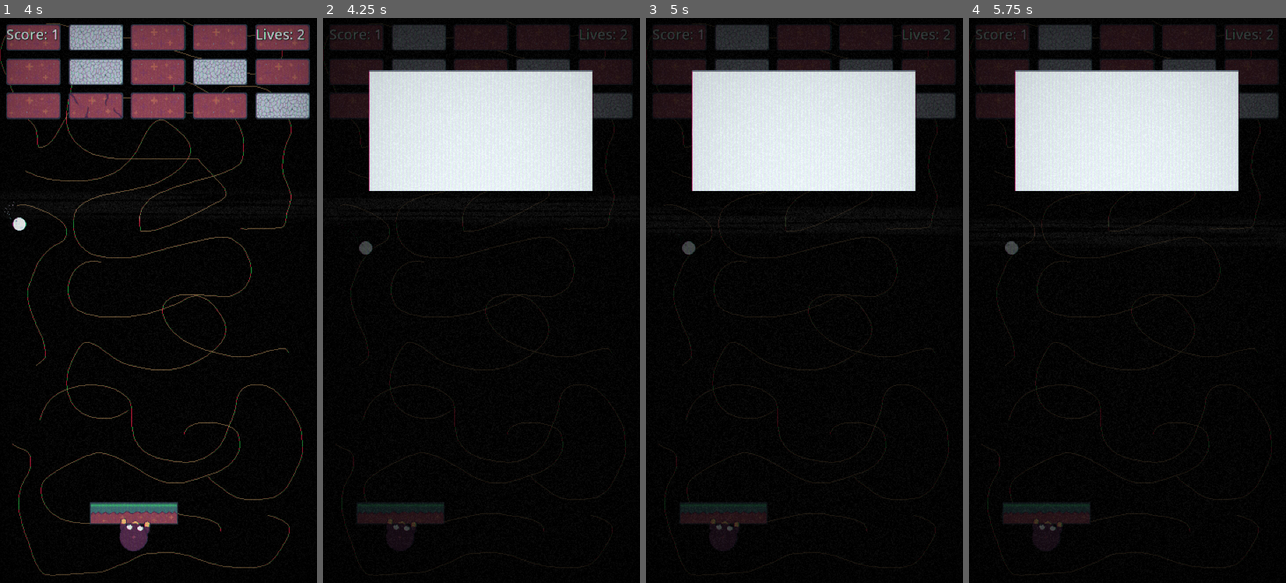
Above: before the commit, frames 1-4 (left to right).
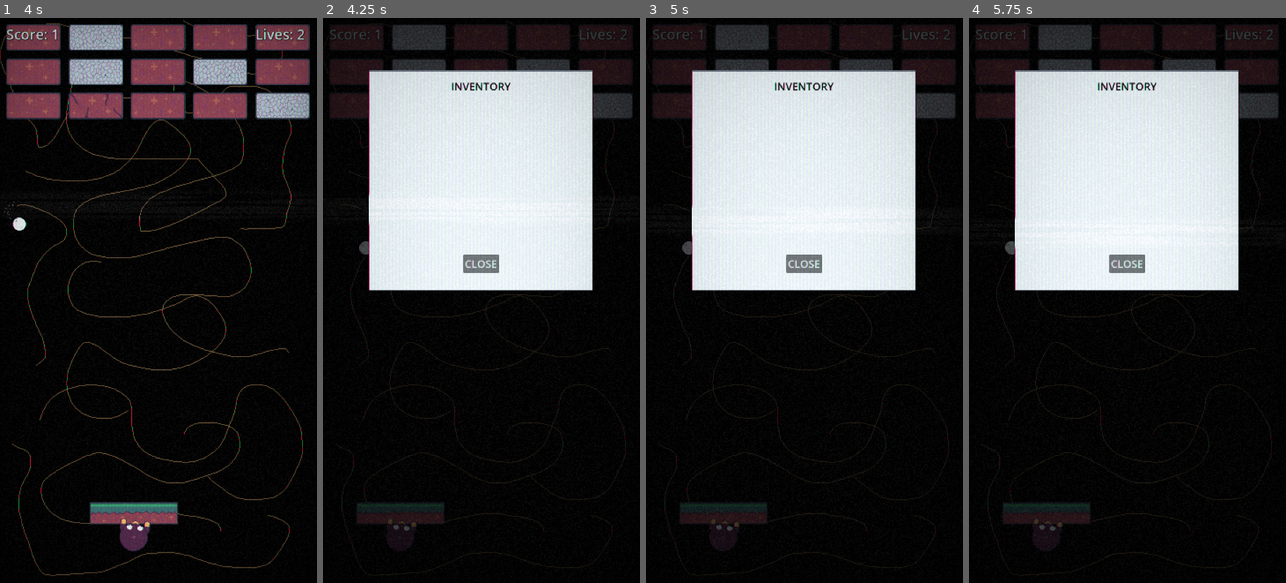
Above: after the commit, the same moments.

Repository: ant290/MoleBreaker
Game: Godot game, scene res://scenes/brickBreaker/level.tscn
The game is run twice, just before and just after one commit, with the same random seed, the same clock (stepped at 60 frames per second) and the same inputs. This scene is started directly instead of the project's main scene.
Inputs (mouse positions are in pixels of both pictures, inside the frame that each line leads up to):
- Up to frame 1 (4 s): move the mouse to (228, 272) at 0.52 s; hold Right (ui_right) 0.53-1.28 s; click (228, 272) at 0.67 s; move the mouse to (95, 328) at 1.27 s; hold Left (ui_left) 1.28-2.03 s; click (95, 328) at 1.42 s; move the mouse to (190, 176) at 2.02 s; hold Right (ui_right) 2.03-3.53 s; click (190, 176) at 2.17 s; move the mouse to (142, 413) at 2.77 s; click (142, 413) at 2.92 s; move the mouse to (253, 385) at 3.52 s; hold Left (ui_left) from 3.53 s (still down); click (253, 385) at 3.67 s
- Up to frame 2 (4.25 s): keep holding Left (ui_left); tap Escape (ui_cancel) at 4.15 s
- Up to frame 3 (5 s): keep holding Left (ui_left); move the mouse to (709, 215) at 4.27 s; click (709, 215) at 4.42 s
- Up to frame 4 (5.75 s): keep holding Left (ui_left); move the mouse to (1143, 300) at 5.02 s; click (1143, 300) at 5.17 s

Frame 1 is identical in both runs. In frame 2, 13% of the frame differs, in the area x 14-86%, y 11-49%; in frame 3, 13%; in frame 4, 13%.

Commit message:
Inventory added to town house Inventory popup updated with title and close button

Diff:
--- a/mole-breaker/scenes/brickBreaker/level.tscn
+++ b/mole-breaker/scenes/brickBreaker/level.tscn
@@ -7,7 +7,6 @@
 [ext_resource type="PackedScene" uid="uid://c00uaxwxq1i2b" path="res://scenes/brickBreaker/ball.tscn" id="2_w7c3h"]
 [ext_resource type="Script" uid="uid://bfk12tdquv0b7" path="res://scripts/player_ui.gd" id="4_mx8sn"]
 [ext_resource type="PackedScene" uid="uid://d32bg47cji12w" path="res://scenes/inventory_popup.tscn" id="7_klq6b"]
-[ext_resource type="Script" uid="uid://lpx3hxn6obsv" path="res://scripts/inventory_popup.gd" id="8_b121j"]
 [ext_resource type="PackedScene" uid="uid://cdkondhkrlc2b" path="res://scenes/shaders/crt_shader.tscn" id="9_k34ab"]
 
 [sub_resource type="RectangleShape2D" id="RectangleShape2D_w7c3h"]
@@ -80,9 +79,7 @@
 label_settings = SubResource("LabelSettings_w8frs")
 
 [node name="Inventory" parent="CanvasLayer" instance=ExtResource("7_klq6b")]
-process_mode = 2
 visible = false
-script = ExtResource("8_b121j")
 
 [node name="CatchBucket" type="Area2D" parent="."]
 
--- a/mole-breaker/scenes/inventory_popup.tscn
+++ b/mole-breaker/scenes/inventory_popup.tscn
@@ -1,30 +1,73 @@
-[gd_scene load_steps=2 format=3 uid="uid://d32bg47cji12w"]
+[gd_scene load_steps=5 format=3 uid="uid://d32bg47cji12w"]
 
 [ext_resource type="Texture2D" uid="uid://co24y1iailax" path="res://assets/DemoUiBackgroundNineRect.png" id="1_ajo4i"]
+[ext_resource type="Script" uid="uid://lpx3hxn6obsv" path="res://scripts/inventory_popup.gd" id="1_cstkm"]
+[ext_resource type="Theme" uid="uid://cnkgqea1hlwgw" path="res://themes/settings_theme.tres" id="3_j34ho"]
 
-[node name="ColorRect" type="ColorRect"]
+[sub_resource type="LabelSettings" id="LabelSettings_j34ho"]
+font_size = 24
+font_color = Color(0, 0, 0, 1)
+
+[node name="OverlayShadow" type="ColorRect"]
+process_mode = 3
 anchors_preset = 15
 anchor_right = 1.0
 anchor_bottom = 1.0
 grow_horizontal = 2
 grow_vertical = 2
 color = Color(0, 0, 0, 0.7254902)
+script = ExtResource("1_cstkm")
 
 [node name="UiPopup" type="NinePatchRect" parent="."]
 layout_mode = 0
 offset_left = 105.0
 offset_top = 119.0
 offset_right = 614.0
-offset_bottom = 394.0
+offset_bottom = 619.0
 texture = ExtResource("1_ajo4i")
 patch_margin_left = 5
 patch_margin_top = 5
 patch_margin_right = 5
 patch_margin_bottom = 5
 
+[node name="Title" type="Label" parent="UiPopup"]
+layout_mode = 1
+anchors_preset = 5
+anchor_left = 0.5
+anchor_right = 0.5
+offset_left = -67.5
+offset_top = 20.0
+offset_right = 67.5
+offset_bottom = 54.0
+grow_horizontal = 2
+text = "INVENTORY"
+label_settings = SubResource("LabelSettings_j34ho")
+
 [node name="VBoxContainer" type="VBoxContainer" parent="UiPopup"]
-layout_mode = 0
-offset_left = 20.0
-offset_top = 17.0
-offset_right = 488.0
-offset_bottom = 257.0
+layout_mode = 1
+anchors_preset = 5
+anchor_left = 0.5
+anchor_right = 0.5
+offset_left = -234.0
+offset_top = 55.0
+offset_right = 234.0
+offset_bottom = 295.0
+grow_horizontal = 2
+
+[node name="CloseButton" type="Button" parent="UiPopup"]
+layout_mode = 1
+anchors_preset = 7
+anchor_left = 0.5
+anchor_top = 1.0
+anchor_right = 0.5
+anchor_bottom = 1.0
+offset_left = -41.0
+offset_top = -82.0
+offset_right = 41.0
+offset_bottom = -40.0
+grow_horizontal = 2
+grow_vertical = 0
+theme = ExtResource("3_j34ho")
+text = "CLOSE"
+
+[connection signal="pressed" from="UiPopup/CloseButton" to="." method="_on_close_button_pressed"]
--- a/mole-breaker/scenes/town/town.tscn
+++ b/mole-breaker/scenes/town/town.tscn
@@ -7,6 +7,7 @@
 [ext_resource type="PackedScene" uid="uid://cinvu8quv2384" path="res://scenes/town/store.tscn" id="5_v00pm"]
 [ext_resource type="PackedScene" uid="uid://b1rgrcyv5ghra" path="res://scenes/town/tavern.tscn" id="6_6g2qn"]
 [ext_resource type="Texture2D" uid="uid://ddnoeidcj41dc" path="res://assets/arrow left dirt.png" id="8_5vpkg"]
+[ext_resource type="PackedScene" uid="uid://d32bg47cji12w" path="res://scenes/inventory_popup.tscn" id="8_jil70"]
 [ext_resource type="PackedScene" uid="uid://cdkondhkrlc2b" path="res://scenes/shaders/crt_shader.tscn" id="9_jil70"]
 
 [sub_resource type="TileSetAtlasSource" id="TileSetAtlasSource_jil70"]
@@ -104,7 +105,14 @@
 position = Vector2(30, 30)
 texture_normal = ExtResource("8_5vpkg")
 
+[node name="CanvasLayer" type="CanvasLayer" parent="."]
+
+[node name="Inventory" parent="CanvasLayer" instance=ExtResource("8_jil70")]
+visible = false
+
 [node name="CRTShader" parent="." instance=ExtResource("9_jil70")]
 visible = false
 
+[connection signal="on_click" from="House" to="." method="_on_house_on_click"]
 [connection signal="released" from="TouchScreenButton" to="." method="_on_touch_screen_button_released"]
+[connection signal="on_close" from="CanvasLayer/Inventory" to="." method="_on_inventory_on_close"]
--- a/mole-breaker/scripts/inventory_popup.gd
+++ b/mole-breaker/scripts/inventory_popup.gd
@@ -1,4 +1,7 @@
 extends ColorRect
+class_name InventoryPopup
+
+signal on_close()
 
 @onready var inventory_item_scene = preload("res://scenes/inventory_item.tscn")
 @onready var inven_items_container : VBoxContainer = $UiPopup/VBoxContainer
@@ -46,3 +49,6 @@
 					newBrick.sprite_texture = imgBrickRock
 
 			inven_items_container.add_child(newBrick)
+
+func _on_close_button_pressed() -> void:
+	on_close.emit()
--- a/mole-breaker/scripts/player_ui.gd
+++ b/mole-breaker/scripts/player_ui.gd
@@ -7,7 +7,7 @@
 @onready var lives_text : Label = $LivesText
 @export var lives_text_prompt : String = "Lives: "
 
-@onready var inventory : ColorRect = $Inventory
+@onready var inventory : InventoryPopup = $Inventory
 
 @onready var level = get_parent()
 
@@ -16,18 +16,24 @@
 # Called when the node enters the scene tree for the first time.
 func _ready() -> void:
 	_set_score_label()
+	inventory.on_close.connect(_on_inventory_closed)
 
 # Called every frame. 'delta' is the elapsed time since the previous frame.
 func _process(delta: float) -> void:
 	if Input.is_action_just_pressed("ui_cancel"):
-		if get_tree().paused:
-			get_tree().paused = false
-			inventory.visible = false
-		else:
-			get_tree().paused = true
-			inventory.refresh()
-			inventory.visible = true
-	pass
+		_handle_open_close_inventory(get_tree().paused)
+
+func _handle_open_close_inventory(paused: bool) -> void:
+	if paused:
+		get_tree().paused = false
+		inventory.visible = false
+	else:
+		get_tree().paused = true
+		inventory.refresh()
+		inventory.visible = true
+
+func _on_inventory_closed() -> void:
+	_handle_open_close_inventory(true)
 
 func load_bricks() -> void:
 	current_level_bricks = level.get_children().filter(GameConstants.is_brick)
--- a/mole-breaker/scripts/settings_popup.gd
+++ b/mole-breaker/scripts/settings_popup.gd
@@ -20,7 +20,6 @@
 func _on_use_crt_check_button_toggled(toggled_on: bool) -> void:
 	Settings.set_use_crt(toggled_on)
 
-
 func _on_visibility_changed() -> void:
 	if useCrtCheckButton != null:
 		useCrtCheckButton.button_pressed = Settings.useCrtShader
--- a/mole-breaker/scripts/town.gd
+++ b/mole-breaker/scripts/town.gd
@@ -1,6 +1,7 @@
 extends Node2D
 
 @onready var crtShader : CanvasLayer = $CRTShader
+@onready var inventory : InventoryPopup = $CanvasLayer/Inventory
 
 # Called when the node enters the scene tree for the first time.
 func _ready() -> void:
@@ -16,3 +17,9 @@
 	await SceneTransitions.fade_complete
 
 	get_tree().change_scene_to_file("res://scenes/menu.tscn")
+
+func _on_house_on_click() -> void:
+	inventory.visible = true
+
+func _on_inventory_on_close() -> void:
+	inventory.visible = false
--- a/mole-breaker/scripts/town/house.gd
+++ b/mole-breaker/scripts/town/house.gd
@@ -13,4 +13,5 @@
 
 
 func _on_input_event(viewport: Node, event: InputEvent, shape_idx: int) -> void:
-	on_click.emit()
+	if event is InputEventMouseButton and event.is_released():
+		on_click.emit()
Not shown: 1 places in mole-breaker/scenes/brickBreaker/level.tscn that only renumber resources
Not shown: 1 places in mole-breaker/scenes/town/town.tscn that only renumber resources
